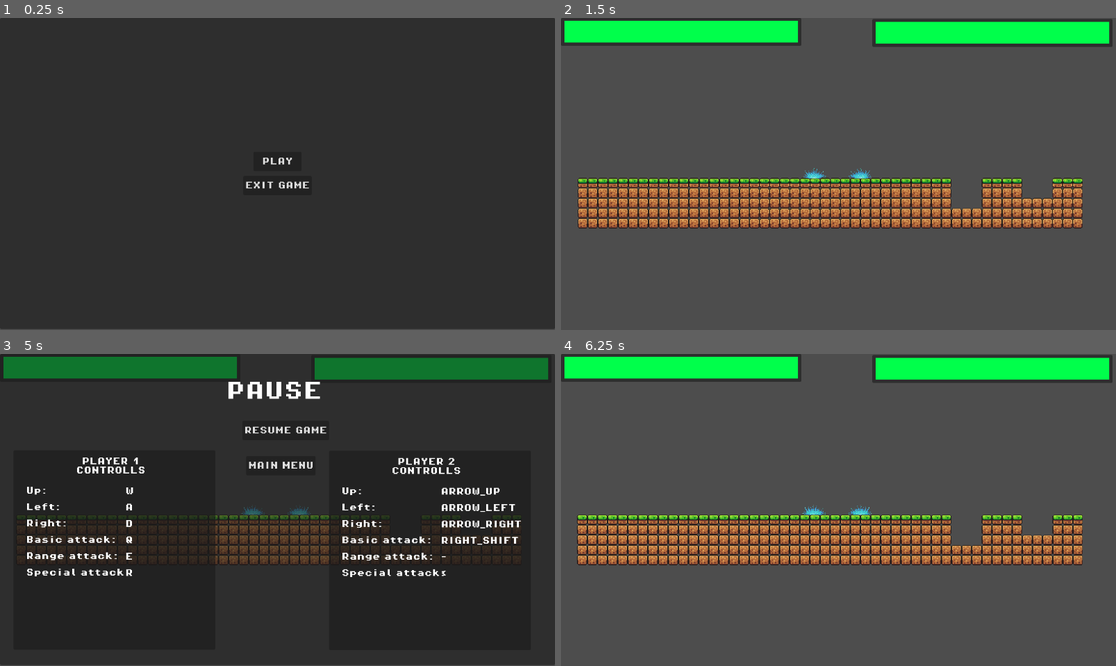
Above: before the commit, frames 1-4 (two rows, left to right).
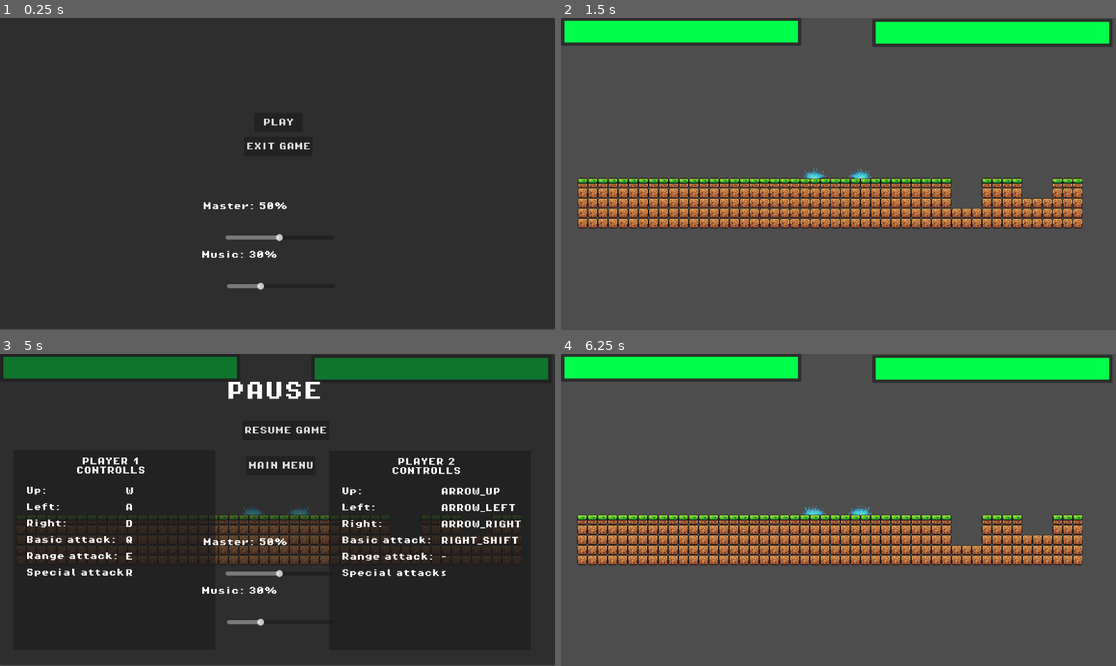
Above: after the commit, the same moments.

Repository: Abel-Breaker/CuanticFight
Game: Godot game, scene res://scenes/ui/MainMenu.tscn
Same seed, same stepped clock (60 frames per second), same inputs: the game is played once before the commit and once after it. The engine's default icon, where the game draws it, is replaced by a stand-in: a white triangle on a blue panel in a dark square.
Inputs (mouse positions are in pixels of both pictures, inside the frame that each line leads up to):
- Up to frame 1 (0.25 s): no input
- Up to frame 2 (1.5 s): click "PLAY" at 0.5 s; move the mouse to (960, 158) at 1.27 s
- Up to frame 3 (5 s): move the mouse to (166, 525) at 2.02 s; move the mouse to (333, 441) at 2.77 s; move the mouse to (249, 572) at 3.52 s; move the mouse to (444, 556) at 4.27 s; tap Escape (pause) at 4.9 s
- Up to frame 4 (6.25 s): click "RESUME GAME" at 5 s; move the mouse to (672, 463) at 5.77 s

The runs differ from the first frame. In frame 1, 0.9% of the frame differs, in the area x 36-56%, y 32-88%; in frame 2, nothing differs; in frame 3, 0.5%; in frame 4, nothing differs.

Commit message:
Added Soundtrack and volume sliders

Diff:
--- /dev/null
+++ b/default_bus_layout.tres
@@ -0,0 +1,9 @@
+[gd_resource type="AudioBusLayout" format=3 uid="uid://cyui4fm3m6ls"]
+
+[resource]
+bus/1/name = &"Music"
+bus/1/solo = false
+bus/1/mute = false
+bus/1/bypass_fx = false
+bus/1/volume_db = 0.0
+bus/1/send = &"Master"
--- a/project.godot
+++ b/project.godot
@@ -15,11 +15,16 @@
 config/features=PackedStringArray("4.6", "GL Compatibility")
 config/icon="res://icon.svg"
 
+[audio]
+
+buses/default_bus_layout="uid://cyui4fm3m6ls"
+
 [autoload]
 
 SignalContainer="*uid://4qmt6gaimbe7"
 GameManager="*uid://dfbqydovesx5q"
 ProyectilesManager="*uid://cvfqg1gneo6tg"
+AudioManager="*uid://bn34qvy51dgdr"
 
 [gui]
 
--- /dev/null
+++ b/scenes/core/AudioManager.tscn
@@ -0,0 +1,19 @@
+[gd_scene format=3 uid="uid://bn34qvy51dgdr"]
+
+[ext_resource type="Script" uid="uid://c257u2dc6xdin" path="res://scripts/core/MusicManager.gd" id="1_82yfp"]
+[ext_resource type="AudioStream" uid="uid://dg0gwbd14vfr6" path="res://assets/sounds/heartbeat.ogg" id="2_7jo6l"]
+
+[node name="AudioManager" type="Node" unique_id=1388870525]
+script = ExtResource("1_82yfp")
+
+[node name="MenuMusic" type="AudioStreamPlayer" parent="." unique_id=1274240514]
+bus = &"Music"
+
+[node name="StageMusic" type="AudioStreamPlayer" parent="." unique_id=1274144166]
+bus = &"Music"
+
+[node name="HeartbeatTimer" type="Timer" parent="." unique_id=806451212]
+
+[node name="HeartbeatSound" type="AudioStreamPlayer" parent="." unique_id=1300106173]
+stream = ExtResource("2_7jo6l")
+bus = &"Music"
--- a/scenes/ui/MainMenu.tscn
+++ b/scenes/ui/MainMenu.tscn
@@ -2,6 +2,7 @@
 
 [ext_resource type="Script" uid="uid://kgysiydrdg07" path="res://scripts/ui/MainMenu.gd" id="1_6jbdy"]
 [ext_resource type="PackedScene" uid="uid://cjooovg6fc0m3" path="res://scenes/ui/Button.tscn" id="1_vjtqc"]
+[ext_resource type="PackedScene" uid="uid://d0ppbto5mcdfk" path="res://scenes/ui/VolumeSlider.tscn" id="3_iwbf0"]
 
 [node name="MainMenu" type="Panel" unique_id=466316292]
 offset_right = 1152.0
@@ -15,10 +16,10 @@
 anchor_top = 0.5
 anchor_right = 0.5
 anchor_bottom = 0.5
-offset_left = -141.5
-offset_top = -136.5
-offset_right = 141.5
-offset_bottom = 136.5
+offset_left = -139.0
+offset_top = -217.0
+offset_right = 144.0
+offset_bottom = 56.0
 grow_horizontal = 2
 grow_vertical = 2
 theme_override_constants/separation = 50
@@ -63,3 +64,34 @@
 grow_horizontal = 2
 grow_vertical = 2
 text = "EXIT GAME"
+
+[node name="Master" parent="." unique_id=1426433370 node_paths=PackedStringArray("display_label") instance=ExtResource("3_iwbf0")]
+layout_mode = 0
+offset_left = 468.0
+offset_top = 448.0
+offset_right = 693.0
+offset_bottom = 464.0
+display_label = NodePath("../MasterLabel")
+
+[node name="Music" parent="." unique_id=676781648 node_paths=PackedStringArray("display_label") instance=ExtResource("3_iwbf0")]
+layout_mode = 0
+offset_left = 471.0
+offset_top = 549.0
+offset_right = 696.0
+offset_bottom = 565.0
+bus_name = "Music"
+display_label = NodePath("../MusicLabel")
+
+[node name="MasterLabel" type="Label" parent="." unique_id=3592673]
+layout_mode = 0
+offset_left = 421.0
+offset_top = 383.0
+offset_right = 681.0
+offset_bottom = 441.0
+
+[node name="MusicLabel" type="Label" parent="." unique_id=2077631522]
+layout_mode = 0
+offset_left = 418.0
+offset_top = 484.0
+offset_right = 678.0
+offset_bottom = 542.0
--- a/scenes/ui/PauseMenu.tscn
+++ b/scenes/ui/PauseMenu.tscn
@@ -2,6 +2,7 @@
 
 [ext_resource type="Script" uid="uid://drktxj35qkggr" path="res://scripts/ui/PauseMenu.gd" id="1_7ida2"]
 [ext_resource type="PackedScene" uid="uid://cjooovg6fc0m3" path="res://scenes/ui/Button.tscn" id="1_vb6pq"]
+[ext_resource type="PackedScene" uid="uid://d0ppbto5mcdfk" path="res://scenes/ui/VolumeSlider.tscn" id="3_n5dsq"]
 
 [node name="PauseMenu" type="CanvasLayer" unique_id=1891136305]
 process_mode = 2
@@ -336,3 +337,34 @@
 offset_right = 377.0
 offset_bottom = 24.0
 text = "<"
+
+[node name="Master" parent="Panel" unique_id=1426433370 node_paths=PackedStringArray("display_label") instance=ExtResource("3_n5dsq")]
+layout_mode = 0
+offset_left = 468.0
+offset_top = 448.0
+offset_right = 693.0
+offset_bottom = 464.0
+display_label = NodePath("../MasterLabel")
+
+[node name="Music" parent="Panel" unique_id=1003062768 node_paths=PackedStringArray("display_label") instance=ExtResource("3_n5dsq")]
+layout_mode = 0
+offset_left = 471.0
+offset_top = 549.0
+offset_right = 696.0
+offset_bottom = 565.0
+bus_name = "Music"
+display_label = NodePath("../MusicLabel")
+
+[node name="MasterLabel" type="Label" parent="Panel" unique_id=127827865]
+layout_mode = 0
+offset_left = 421.0
+offset_top = 383.0
+offset_right = 681.0
+offset_bottom = 441.0
+
+[node name="MusicLabel" type="Label" parent="Panel" unique_id=1704374907]
+layout_mode = 0
+offset_left = 418.0
+offset_top = 484.0
+offset_right = 678.0
+offset_bottom = 542.0
--- /dev/null
+++ b/scenes/ui/VolumeSlider.tscn
@@ -0,0 +1,8 @@
+[gd_scene format=3 uid="uid://d0ppbto5mcdfk"]
+
+[ext_resource type="Script" uid="uid://dstorjvruyknx" path="res://scripts/ui/VolumeSlider.gd" id="1_ud3ts"]
+
+[node name="VolumeSlider" type="HSlider" unique_id=1426433370]
+offset_right = 225.0
+offset_bottom = 16.0
+script = ExtResource("1_ud3ts")
--- a/scripts/core/CombatManager.gd
+++ b/scripts/core/CombatManager.gd
@@ -16,6 +16,7 @@
 func player_received_dmg(player_num: int, remaining_health: int, total_health: int):
 	var remaining_health_percentage: float = float(remaining_health) / float(total_health)
 	combat_overlay.update_player_healthbar(player_num, remaining_health_percentage)
+	AudioManager.on_player_low_health(player_num, remaining_health_percentage)
 	if remaining_health == 0:
 		combat_ended = true
 		SignalContainer.game_finish.emit(player_num%2 +1) #Sends the winner player (2 if 1 has 0 health and the other way around)
--- a/scripts/core/GameManager.gd
+++ b/scripts/core/GameManager.gd
@@ -24,6 +24,11 @@
 	SignalContainer.game_exit.connect(exit_game)
 	SignalContainer.game_replay.connect(replay_game)
 
+	call_deferred("start_music")
+
+func start_music():
+	AudioManager.setup()
+	AudioManager.play_menu_music()
 
 
 func close_program(exit_code : int):
@@ -36,7 +41,7 @@
 	if curr_game_state != GameState.MainMenu:
 		return
 	curr_game_state = GameState.Playing
-
+	AudioManager.play_stage_music("main_stage")
 	change_scene(game_scene_path)
 
 
@@ -46,6 +51,8 @@
 	if curr_game_state == GameState.Paused:
 		resume_game()
 	curr_game_state = GameState.MainMenu
+	AudioManager.reset_low_health_effects()
+	AudioManager.play_menu_music()
 
 	if game_ended_overlay:
 		game_ended_overlay.queue_free()
@@ -90,6 +97,7 @@
 	if curr_game_state != GameState.CombatEnded:
 		return
 	curr_game_state = GameState.Playing
+	AudioManager.reset_low_health_effects()
 
 	game_ended_overlay.queue_free()
 	game_ended_overlay = null
--- /dev/null
+++ b/scripts/core/MusicManager.gd
@@ -0,0 +1,94 @@
+extends Node
+
+@onready var menu_music: AudioStreamPlayer = $MenuMusic
+@onready var stage_music: AudioStreamPlayer = $StageMusic
+@onready var heartbeat_timer: Timer = $HeartbeatTimer
+@onready var heartbeat_sound: AudioStreamPlayer = $HeartbeatSound
+
+var current_track: AudioStreamPlayer
+var low_health_filter: AudioEffectFilter
+
+func _ready() -> void:
+	var ind = AudioServer.get_bus_index("Music")
+	print("DEBUG: bus_index: " + str(ind))
+	low_health_filter = AudioEffectFilter.new()
+	AudioServer.add_bus_effect(ind, low_health_filter)
+	low_health_filter.cutoff_hz = 20000
+
+	heartbeat_timer.timeout.connect(on_heartbeat)
+
+	set_bus_volume("Master", 50)
+	set_bus_volume("Music", 30)
+
+func setup():
+	menu_music.stream = load("res://assets/music/menu_theme.ogg")
+	stage_music.stream = load("res://assets/music/main_stage.ogg")
+
+func on_heartbeat():
+	heartbeat_sound.play()
+
+func play_menu_music():
+	crossfade_to(menu_music, 1.0)
+
+func play_stage_music(stage_name: String):
+	var stream = load("res://assets/music/%s.ogg" % stage_name)
+	stage_music.stream = stream
+	crossfade_to(stage_music, 0.5)
+
+func crossfade_to(new_track: AudioStreamPlayer, fade_time: float):
+	if current_track == new_track: return
+
+	if current_track:
+		var tween = create_tween()
+		tween.tween_property(current_track, "volume_db", -80.0, fade_time)
+		tween.tween_callback(current_track.stop)
+
+	new_track.volume_db = -80.0
+	new_track.play()
+
+	var tween2 = create_tween()
+	tween2.tween_property(new_track, "volume_db", 0.0, fade_time)
+
+	current_track = new_track
+
+func on_player_low_health(player_id: int, health_percent: float):
+	var cutoff = lerp(2000.0, 20000.0, health_percent)
+	low_health_filter.cutoff_hz = cutoff
+	if health_percent < 0.3:
+		heartbeat_timer.start()
+	#else:
+	#	heartbeat_timer.stop()
+
+func reset_low_health_effects():
+	low_health_filter.cutoff_hz = 20000.0
+	if not heartbeat_timer.is_stopped():
+		heartbeat_timer.stop()
+
+func set_bus_volume(bus_name: String, volume_percent: float):
+	# Convert 0-100% to -80dB to 0dB
+	var db = linear_to_db(volume_percent / 100.0)
+	db = clamp(db, -80.0, 0.0)
+
+	var bus_idx = AudioServer.get_bus_index(bus_name)
+	if bus_idx != -1:
+		AudioServer.set_bus_volume_db(bus_idx, db)
+	else:
+		push_error("Audio bus not found: ", bus_name)
+
+func get_bus_volume(bus_name: String) -> float:
+	var bus_idx = AudioServer.get_bus_index(bus_name)
+	if bus_idx != -1:
+		var db = AudioServer.get_bus_volume_db(bus_idx)
+		# Convert dB back to 0-100%
+		return db_to_linear(db) * 100.0
+	return 0.0
+
+static func linear_to_db(linear: float) -> float:
+	if linear <= 0:
+		return -80.0
+	return 20.0 * log(linear) / log(10.0)
+
+static func db_to_linear(db: float) -> float:
+	if db <= -80.0:
+		return 0.0
+	return pow(10.0, db / 20.0)
--- /dev/null
+++ b/scripts/ui/VolumeSlider.gd
@@ -0,0 +1,22 @@
+extends HSlider
+
+@export var bus_name: String = "Master"
+@export var display_label: Label
+
+
+func _ready() -> void:
+	value = AudioManager.get_bus_volume(bus_name)
+
+	if display_label:
+		update_label()
+
+	value_changed.connect(on_value_changed)
+
+func on_value_changed(new_value: float):
+	AudioManager.set_bus_volume(bus_name, new_value)
+
+	if display_label:
+		update_label()
+
+func update_label():
+	display_label.text = "%s: %d%%" % [bus_name.capitalize(), int(value)]
Not shown, added: assets/music/main_stage.ogg.import
Not shown, added: assets/music/menu_theme.ogg.import
Not shown, added: assets/sounds/heartbeat.ogg.import
Not shown, added: scripts/core/MusicManager.gd.uid
Not shown, added: scripts/ui/VolumeSlider.gd.uid
Not shown, added: assets/music/main_stage.ogg
Not shown, added: assets/music/menu_theme.ogg
Not shown, added: assets/sounds/heartbeat.ogg
